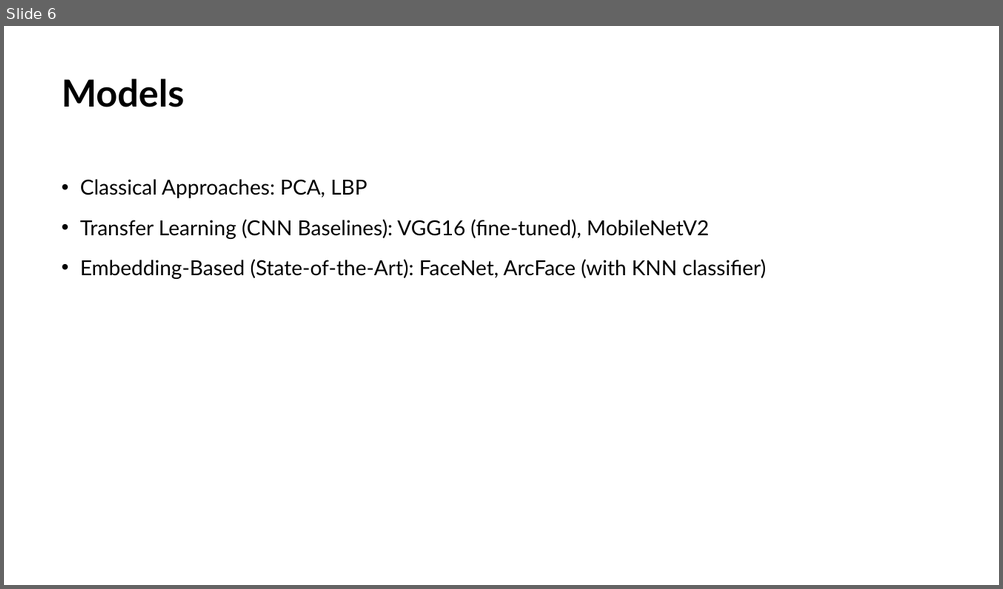
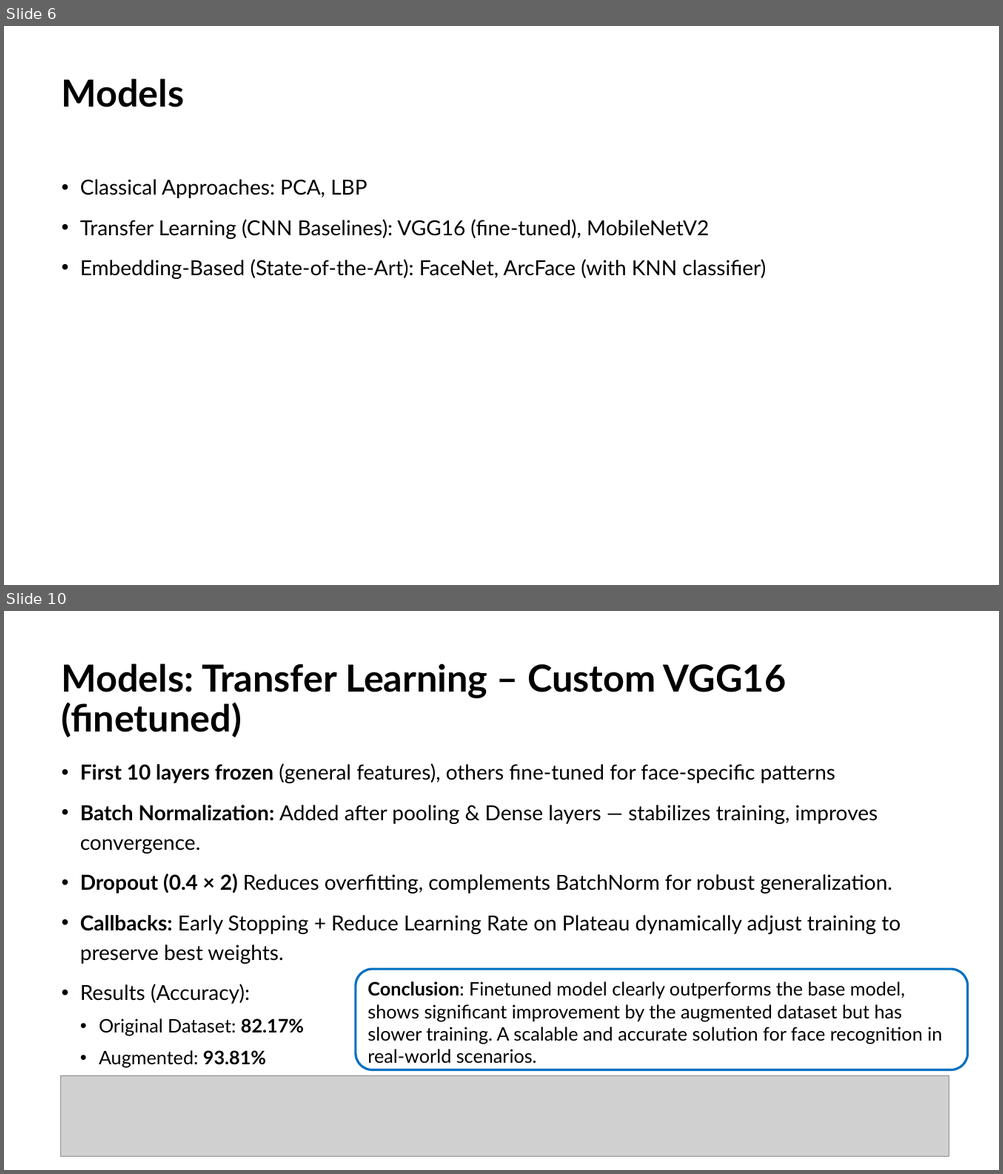
Before and after one commit to JackGraymer/Face-Recognition, a slide deck: Face Reconition Presentation_v2.pptx. Shown one above the other, each under a label of ours: slide 6 before the commit, slides 6 and 10 after it; the slides between them are not shown. The pictures are 1003x589 and 1003x1174 pixels, drawn with LibreOffice and Linux fonts; fonts in the diff are those of the drawing; grey boxes stand for pictures. Boxes give left, top, right and bottom in pixels: in the first picture for what was removed or moved away, otherwise in the second. Text is boxed around its words. In the diff, an @@ line names an element or a change of style, - is before the commit and + after.

```diff
--- a/Face Reconition Presentation_v2.pptx
+++ b/Face Reconition Presentation_v2.pptx
@@ slide 10 added at box(4, 611, 999, 1170), background #FFFFFF @@
@@ title added at box(62, 664, 785, 738), 36 pt, text #000000, bold @@
+Models: Transfer Learning – Custom VGG16
+(finetuned)
@@ text added at box(80, 763, 900, 1068), 20 pt, text #000000 @@
+• First 10 layers frozen (general features), others fine-tuned for face-specific patterns
+• Batch Normalization: Added after pooling & Dense layers — stabilizes training, improves convergence.
+• Dropout (0.4 × 2) Reduces overfitting, complements BatchNorm for robust generalization.
+• Callbacks: Early Stopping + Reduce Learning Rate on Plateau dynamically adjust training to preserve best weights.
+• Results (Accuracy):
+  • Original Dataset: 82.17%
+  • Augmented: 93.81%
@@ rounded rectangle added at box(356, 969, 967, 1070), fill #FFFFFF, outline #0070C0 2.25 pt, 18 pt, text #000000 @@
+Conclusion: Finetuned model clearly outperforms the base model, shows significant improvement by the augmented dataset but has slower training. A scalable and accurate solution for face recognition in real-world scenarios.
@@ picture added at box(61, 1076, 949, 1157) @@
```
Also in this commit, not shown: 7 slides changed, 10 other slides added, 1 slide removed.
